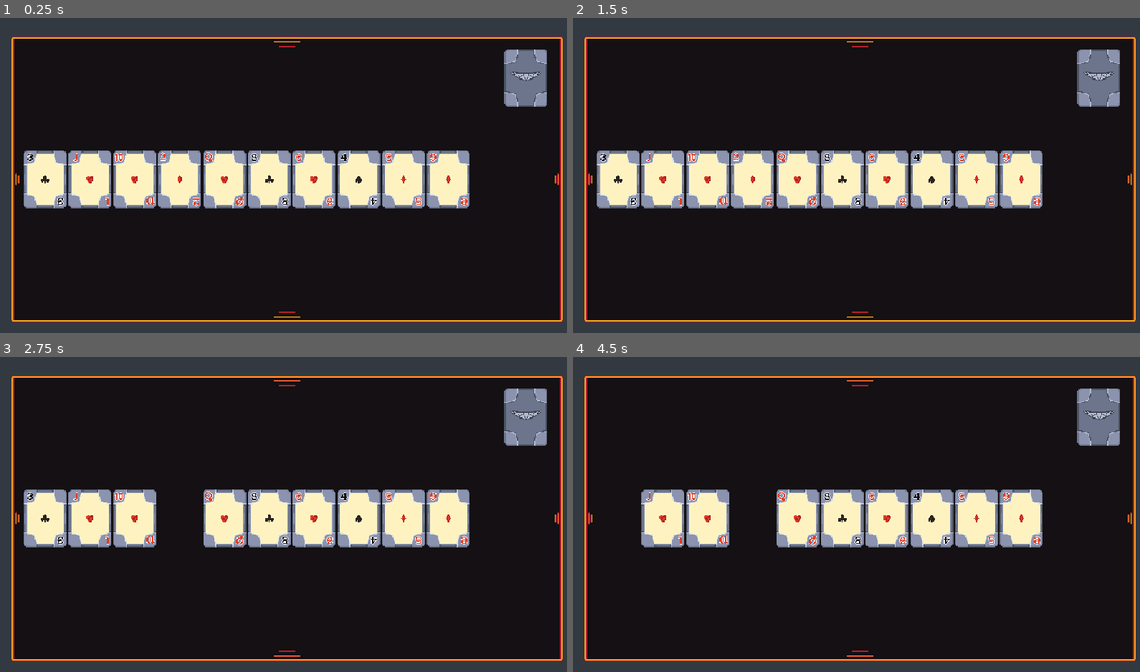
Above: before the commit, frames 1-4 (two rows, left to right).
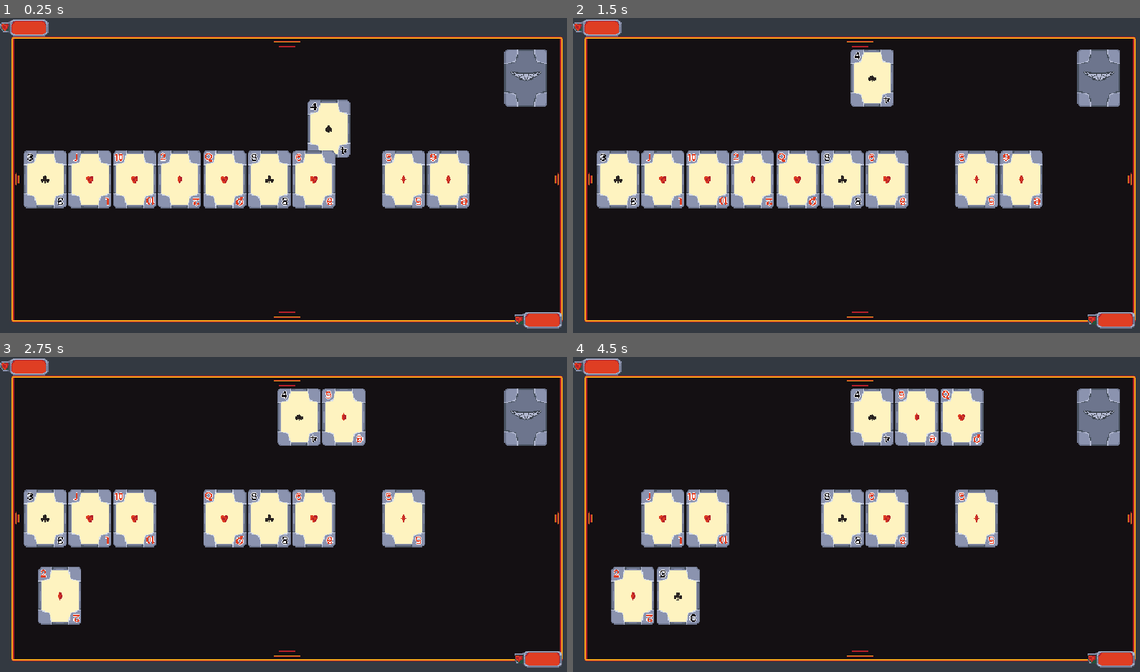
Above: after the commit, the same moments.

Repository: RajwolChapagain/IEEE-Game-Jam
Game: Godot game, scene res://scenes/game.tscn
Same seed, same stepped clock (60 frames per second), same inputs: the game is played once before the commit and once after it. This scene is started directly instead of the project's main scene.
Inputs (mouse positions are in pixels of both pictures, inside the frame that each line leads up to):
- Up to frame 1 (0.25 s): no input
- Up to frame 2 (1.5 s): move the mouse to (1100, 77) at 0.52 s; press the mouse at (1100, 77) at 0.53 s; tap Enter at 1.25 s; release the mouse at (1100, 77) at 1.28 s; click (1100, 77) at 1.35 s
- Up to frame 3 (2.75 s): tap Space at 2 s; move the mouse to (181, 517) at 2.02 s; press the mouse at (181, 517) at 2.03 s
- Up to frame 4 (4.5 s): tap Enter at 2.75, 4.25 s; move the mouse to (1100, 416) at 2.77 s; release the mouse at (1100, 416) at 2.78 s; click (1100, 416) at 2.85 s; tap Space at 3.5 s; press the mouse at (1100, 416) at 3.53 s; move the mouse to (618, 517) at 4.27 s; release the mouse at (618, 517) at 4.28 s; click (618, 517) at 4.35 s

The runs differ from the first frame. In frame 1, 3.3% of the frame differs, in the area x 0-100%, y 0-99%; in frame 2, 3.5%; in frame 3, 7.7%; in frame 4, 12%.
Error before the commit: Invalid assignment of property or key 'max_value' with value of type 'int' on a base object of type 'null instance'. (res://scripts/enemy.gd:5)

Commit message:
call me the doctor

Diff:
--- a/cheshire_hat.gd
+++ /dev/null
@@ -1 +0,0 @@
-extends Node2D
--- a/project.godot
+++ b/project.godot
@@ -11,7 +11,7 @@
 [application]
 
 config/name="IEEE Game Jam Project"
-run/main_scene="uid://cdy5pu84by70j"
+run/main_scene="uid://dap0b4gkslxg5"
 config/features=PackedStringArray("4.4", "GL Compatibility")
 config/icon="res://icon.svg"
 
--- a/scenes/enemy.tscn
+++ b/scenes/enemy.tscn
@@ -1,6 +1,40 @@
-[gd_scene load_steps=2 format=3 uid="uid://cvxys4uhoddra"]
+[gd_scene load_steps=8 format=3 uid="uid://cvxys4uhoddra"]
 
-[ext_resource type="Script" uid="uid://db1kbnbwnci6y" path="res://scripts/enemy.gd" id="1_48uxq"]
+[ext_resource type="Script" uid="uid://cnppiad4p08ny" path="res://scripts/enemy.gd" id="1_48uxq"]
+[ext_resource type="Texture2D" uid="uid://b82m4v3h8k453" path="res://assets/sprites/UI SpriteSheet.png" id="2_md0e3"]
+[ext_resource type="Script" uid="uid://by86pw3r2wya8" path="res://scripts/health_bar.gd" id="3_4ra3w"]
+
+[sub_resource type="AtlasTexture" id="AtlasTexture_y3kqx"]
+atlas = ExtResource("2_md0e3")
+region = Rect2(128, 0, 80, 32)
+
+[sub_resource type="CompressedTexture2D" id="CompressedTexture2D_6opq1"]
+load_path = "res://.godot/imported/UI SpriteSheet.png-9325b70e19d1bf70bf5b1890ce71fb93.ctex"
+
+[sub_resource type="AtlasTexture" id="AtlasTexture_tujlf"]
+atlas = SubResource("CompressedTexture2D_6opq1")
+region = Rect2(144, 32, 64, 32)
+
+[sub_resource type="AtlasTexture" id="AtlasTexture_1bvlm"]
+atlas = ExtResource("2_md0e3")
+region = Rect2(112, 64, 16, 16)
 
 [node name="Enemy" type="Node2D"]
 script = ExtResource("1_48uxq")
+
+[node name="HealthBar" type="TextureProgressBar" parent="."]
+offset_right = 80.0
+offset_bottom = 40.0
+max_value = 5.0
+value = 5.0
+texture_under = SubResource("AtlasTexture_y3kqx")
+texture_progress = SubResource("AtlasTexture_tujlf")
+texture_progress_offset = Vector2(16, 0)
+script = ExtResource("3_4ra3w")
+
+[node name="Heart" type="Sprite2D" parent="HealthBar"]
+position = Vector2(8, 15)
+texture = SubResource("AtlasTexture_1bvlm")
+
+[node name="Marker2D" type="Marker2D" parent="."]
+position = Vector2(500, 100)
--- a/scenes/enemy_frame.tscn
+++ b/scenes/enemy_frame.tscn
@@ -1,7 +1,7 @@
 [gd_scene load_steps=17 format=3 uid="uid://bmxmb11xrj0h3"]
 
 [ext_resource type="Texture2D" uid="uid://6p768xxlleia" path="res://assets/sprites/Character Portrait Sprites.png" id="1_wrgkt"]
-[ext_resource type="Script" uid="uid://bj0u5vpsdf6yc" path="res://enemy_frame.gd" id="2_oo8b1"]
+[ext_resource type="Script" uid="uid://cm2mc8krrstir" path="res://scripts/enemy_frame.gd" id="2_oo8b1"]
 
 [sub_resource type="AtlasTexture" id="AtlasTexture_0ayuj"]
 atlas = ExtResource("1_wrgkt")
--- a/scenes/game.tscn
+++ b/scenes/game.tscn
@@ -1,14 +1,15 @@
-[gd_scene load_steps=10 format=3 uid="uid://d280r3fbfrjqv"]
+[gd_scene load_steps=11 format=3 uid="uid://d280r3fbfrjqv"]
 
 [ext_resource type="Script" uid="uid://bj0kvsmlf76eo" path="res://scripts/game.gd" id="1_yqjtg"]
 [ext_resource type="PackedScene" uid="uid://wxdbeasu565b" path="res://scenes/deck.tscn" id="2_lnu2h"]
-[ext_resource type="Script" uid="uid://bsm5o485aikcf" path="res://scripts/enemy_stats.gd" id="2_u5sy4"]
+[ext_resource type="Script" uid="uid://cukskctw4n6s0" path="res://scripts/enemy_stats.gd" id="2_u5sy4"]
 [ext_resource type="Resource" uid="uid://dj2nk4sfvv6ot" path="res://resources/skeleton_stats.tres" id="3_gee14"]
 [ext_resource type="PackedScene" uid="uid://cvi4s3ee8nuem" path="res://scenes/player.tscn" id="3_lbhrr"]
 [ext_resource type="Resource" uid="uid://cbm4w3h1sqk0t" path="res://resources/bat_stats.tres" id="4_gee14"]
 [ext_resource type="PackedScene" uid="uid://bm4p7oofa7lp0" path="res://scenes/table_stage.tscn" id="4_iywne"]
 [ext_resource type="PackedScene" uid="uid://cvxys4uhoddra" path="res://scenes/enemy.tscn" id="4_p57ef"]
 [ext_resource type="Resource" uid="uid://b7gbhlwp35iwp" path="res://resources/ghost_stats.tres" id="5_vtaks"]
+[ext_resource type="PackedScene" uid="uid://bi2o10kvfnjln" path="res://scenes/cheshire_hat.tscn" id="6_vtaks"]
 
 [node name="Game" type="Node2D" node_paths=PackedStringArray("deck", "player", "enemy", "dealt_positions")]
 script = ExtResource("1_yqjtg")
@@ -17,15 +18,14 @@
 enemy = NodePath("Enemy")
 dealt_positions = [NodePath("CardPositions/CardPosition1"), NodePath("CardPositions/CardPosition2"), NodePath("CardPosi …(310 unchanged characters)…
 enemies = Array[ExtResource("2_u5sy4")]([ExtResource("3_gee14"), ExtResource("4_gee14"), ExtResource("5_vtaks")])
+cheshire_scene = ExtResource("6_vtaks")
 
 [node name="Deck" parent="." instance=ExtResource("2_lnu2h")]
 position = Vector2(880, 100)
 
 [node name="Player" parent="." instance=ExtResource("3_lbhrr")]
-position = Vector2(100, 400)
 
 [node name="Enemy" parent="." instance=ExtResource("4_p57ef")]
-position = Vector2(440, 100)
 
 [node name="TableStage" parent="." instance=ExtResource("4_iywne")]
 z_index = -1
--- a/scenes/health_bar.gd
+++ /dev/null
@@ -1,11 +0,0 @@
-extends TextureProgressBar
-
-
-# Called when the node enters the scene tree for the first time.
-func _ready() -> void:
-	pass # Replace with function body.
-
-
-# Called every frame. 'delta' is the elapsed time since the previous frame.
-func _process(delta: float) -> void:
-	pass
--- a/scenes/health_bar.tscn
+++ b/scenes/health_bar.tscn
@@ -1,6 +1,7 @@
 [gd_scene load_steps=7 format=3 uid="uid://cb7csd3slvn62"]
 
 [ext_resource type="Texture2D" uid="uid://b82m4v3h8k453" path="res://assets/sprites/UI SpriteSheet.png" id="1_1bvlm"]
+[ext_resource type="Script" uid="uid://by86pw3r2wya8" path="res://scripts/health_bar.gd" id="2_y3kqx"]
 
 [sub_resource type="AtlasTexture" id="AtlasTexture_y3kqx"]
 atlas = ExtResource("1_1bvlm")
@@ -11,15 +12,7 @@
 
 [sub_resource type="AtlasTexture" id="AtlasTexture_tujlf"]
 atlas = SubResource("CompressedTexture2D_6opq1")
-region = Rect2(147, 32, 58, 32)
-
-[sub_resource type="GDScript" id="GDScript_1bvlm"]
-script/source = "extends TextureProgressBar
-
-
-func decrease_HP():
-	value-=1;
-"
+region = Rect2(144, 32, 64, 32)
 
 [sub_resource type="AtlasTexture" id="AtlasTexture_1bvlm"]
 atlas = ExtResource("1_1bvlm")
@@ -32,8 +25,8 @@
 value = 5.0
 texture_under = SubResource("AtlasTexture_y3kqx")
 texture_progress = SubResource("AtlasTexture_tujlf")
-texture_progress_offset = Vector2(19, 0)
-script = SubResource("GDScript_1bvlm")
+texture_progress_offset = Vector2(16, 0)
+script = ExtResource("2_y3kqx")
 
 [node name="Heart" type="Sprite2D" parent="."]
 position = Vector2(8, 15)
--- a/scenes/player.tscn
+++ b/scenes/player.tscn
@@ -1,18 +1,42 @@
-[gd_scene load_steps=4 format=3 uid="uid://cvi4s3ee8nuem"]
+[gd_scene load_steps=8 format=3 uid="uid://cvi4s3ee8nuem"]
 
-[ext_resource type="Script" uid="uid://bwq5modfwut0r" path="res://scripts/player.gd" id="1_3vyb7"]
-[ext_resource type="PackedScene" uid="uid://cb7csd3slvn62" path="res://scenes/health_bar.tscn" id="2_g2els"]
-[ext_resource type="Script" uid="uid://hbh1e20fua3r" path="res://scripts/health_bar.gd" id="3_qhqgy"]
+[ext_resource type="Script" uid="uid://c3avpxiqqs3rc" path="res://scripts/player.gd" id="1_3vyb7"]
+[ext_resource type="Texture2D" uid="uid://b82m4v3h8k453" path="res://assets/sprites/UI SpriteSheet.png" id="2_qhqgy"]
+[ext_resource type="Script" uid="uid://by86pw3r2wya8" path="res://scripts/health_bar.gd" id="3_qhqgy"]
+
+[sub_resource type="AtlasTexture" id="AtlasTexture_y3kqx"]
+atlas = ExtResource("2_qhqgy")
+region = Rect2(128, 0, 80, 32)
+
+[sub_resource type="CompressedTexture2D" id="CompressedTexture2D_6opq1"]
+load_path = "res://.godot/imported/UI SpriteSheet.png-9325b70e19d1bf70bf5b1890ce71fb93.ctex"
+
+[sub_resource type="AtlasTexture" id="AtlasTexture_tujlf"]
+atlas = SubResource("CompressedTexture2D_6opq1")
+region = Rect2(144, 32, 64, 32)
+
+[sub_resource type="AtlasTexture" id="AtlasTexture_1bvlm"]
+atlas = ExtResource("2_qhqgy")
+region = Rect2(112, 64, 16, 16)
 
 [node name="Player" type="Node2D"]
 script = ExtResource("1_3vyb7")
 
-[node name="HealthBar" parent="." instance=ExtResource("2_g2els")]
+[node name="HealthBar" type="TextureProgressBar" parent="."]
 offset_left = 860.0
 offset_top = 490.0
 offset_right = 940.0
 offset_bottom = 530.0
+max_value = 5.0
+value = 5.0
+texture_under = SubResource("AtlasTexture_y3kqx")
+texture_progress = SubResource("AtlasTexture_tujlf")
+texture_progress_offset = Vector2(16, 0)
 script = ExtResource("3_qhqgy")
+
+[node name="Heart" type="Sprite2D" parent="HealthBar"]
+position = Vector2(8, 15)
+texture = SubResource("AtlasTexture_1bvlm")
 
 [node name="Marker2D" type="Marker2D" parent="."]
 position = Vector2(100, 400)
--- a/scenes/start_game_ui.tscn
+++ b/scenes/start_game_ui.tscn
@@ -1,19 +1,17 @@
-
-[gd_scene load_steps=54 format=3 uid="uid://dap0b4gkslxg5"]
+[gd_scene load_steps=59 format=3 uid="uid://dap0b4gkslxg5"]
 
 [ext_resource type="Texture2D" uid="uid://dqtotwp2qym3h" path="res://assets/sprites/Stage.png" id="1_23u7x"]
 [ext_resource type="Texture2D" uid="uid://b82m4v3h8k453" path="res://assets/sprites/UI SpriteSheet.png" id="1_c8jvb"]
 [ext_resource type="Texture2D" uid="uid://vkqb2veev7du" path="res://assets/sprites/Cheshire Mouth Open.png" id="3_gd1gc"]
 [ext_resource type="Texture2D" uid="uid://bf5usch3m1sxs" path="res://assets/sprites/Cheshire Mouth Close.png" id="3_k72ci"]
-[ext_resource type="Script" uid="uid://bcbr80fy3ti12" path="res://scripts/menu_buttons.gd" id="4_hwyq4"]
+[ext_resource type="Script" uid="uid://hj8w01kuaokc" path="res://scripts/menu_buttons.gd" id="4_hwyq4"]
 [ext_resource type="Texture2D" uid="uid://smpd4taj65t0" path="res://assets/sprites/Title.png" id="5_hwyq4"]
 [ext_resource type="Texture2D" uid="uid://ddqsftlxu0r8d" path="res://assets/sprites/Cheshire Mouth Vanish.png" id="5_p0x5x"]
 [ext_resource type="Texture2D" uid="uid://dm6vtv6juewgp" path="res://assets/sprites/Card Sprite Sheet.png" id="6_hwyq4"]
-[ext_resource type="Script" uid="uid://bis2354kugken" path="res://scripts/StartButton.gd" id="7_hwyq4"]
+[ext_resource type="Script" uid="uid://chkxu4rcedoqp" path="res://scripts/StartButton.gd" id="7_hwyq4"]
 [ext_resource type="Texture2D" uid="uid://s5ui77lvk788" path="res://assets/sprites/Relic Sprite Sheet.png" id="10_eoxii"]
 [ext_resource type="Texture2D" uid="uid://6p768xxlleia" path="res://assets/sprites/Character Portrait Sprites.png" id="11_nhl2i"]
 [ext_resource type="PackedScene" uid="uid://c4crmhkfhroy5" path="res://scenes/card.tscn" id="12_cpjw3"]
-[ext_resource type="Script" uid="uid://b5143g88vvvyo" path="res://scripts/StartButton.gd" id="7_hwyq4"]
 
 [sub_resource type="AtlasTexture" id="AtlasTexture_3yqpv"]
 atlas = ExtResource("3_k72ci")
Not shown: 1 places in scenes/cheshire_hat.tscn that only renumber resources
Not shown: 1 places in scenes/pokerButtons.tscn that only renumber resources
Not shown: 1 places in scenes/relic.tscn that only renumber resources
Not shown: 1 places in scenes/relic_picker.tscn that only renumber resources
Renamed: enemy_frame.gd -> scripts/enemy_frame.gd
